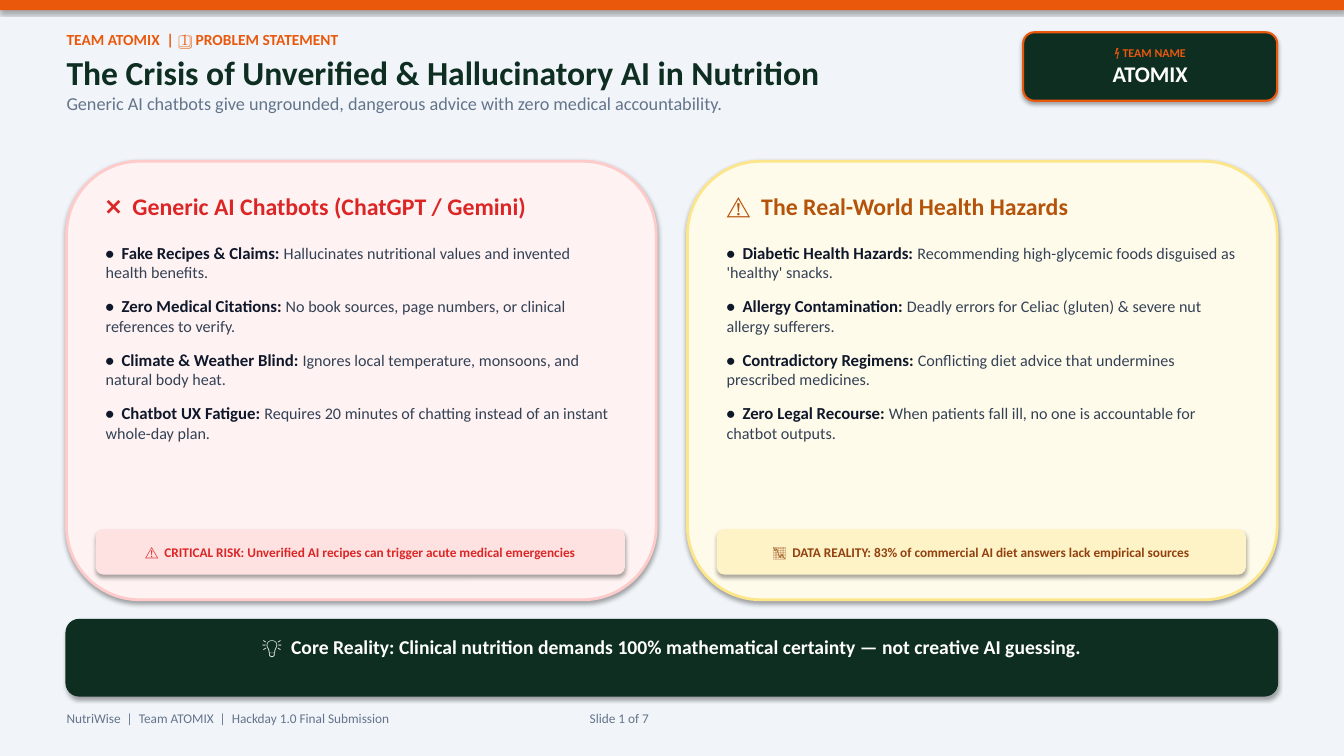
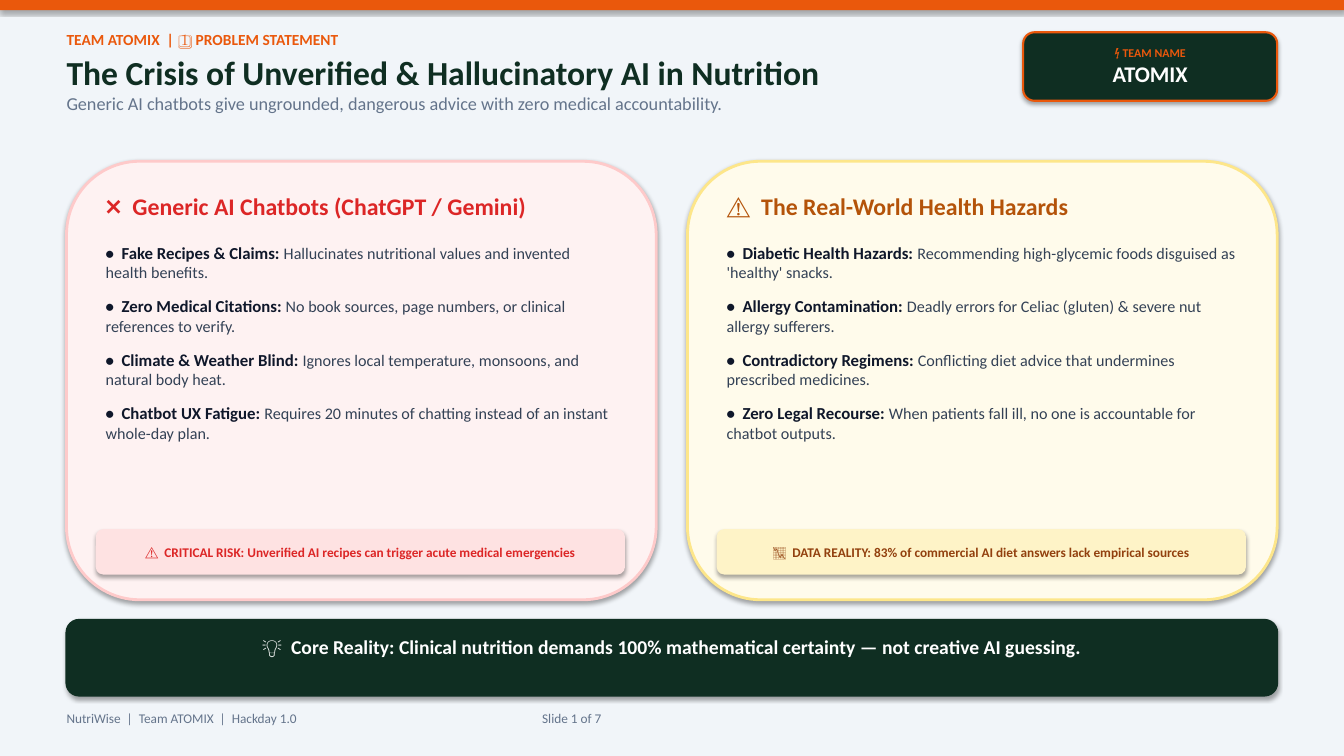
Before and after one commit to IAmHeroForFun/NutriWise, a slide deck: slide 1 of NutriWise_Hackday_Presentation.pptx. Drawn at 1344x756 pixels with LibreOffice and Linux fonts; fonts in the diff are those of the drawing. Boxes give left, top, right and bottom in pixels: in the first picture for what was removed or moved away, otherwise in the second. Text is boxed around its words. In the diff, an @@ line names an element or a change of style, - is before the commit and + after.

Commit message:
chore: remove 'Final Submission' wording from presentation footer

```diff
--- a/NutriWise_Hackday_Presentation.pptx
+++ b/NutriWise_Hackday_Presentation.pptx
@@ text at (67,714,602,725): text changed @@
-NutriWise | Team ATOMIX | Hackday 1.0 Final Submission Slide 1 of 7
+NutriWise | Team ATOMIX | Hackday 1.0 Slide 1 of 7
```
Also in this commit, not shown: 6 other slides changed, 1 other file.
